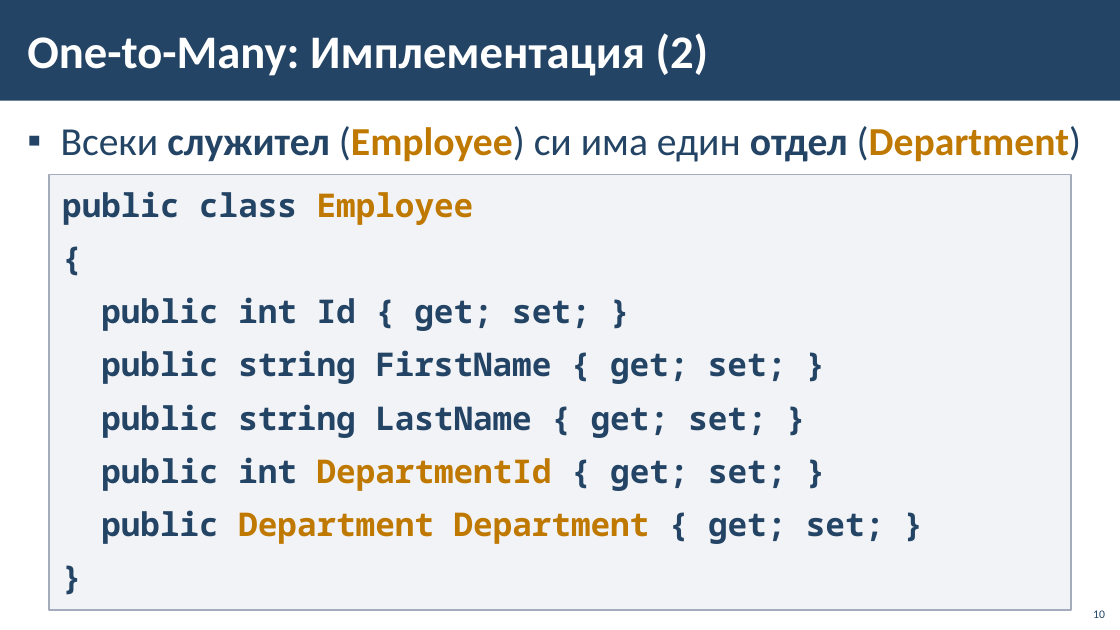
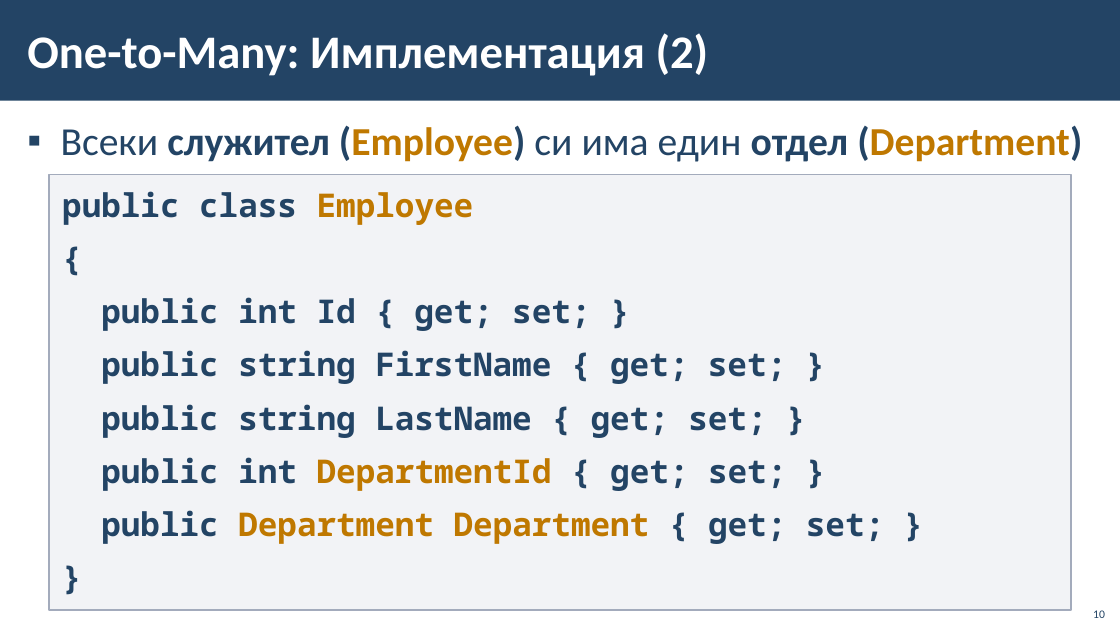
Before and after one commit to BG-IT-Edu/School-Programming, a slide deck: slide 10 of Courses/Software-Sciences/Module-4-Information-Systems-New/08-Navigation-between-Tables/08-Navigation-between-Tables.pptx. Drawn at 1120x630 pixels with LibreOffice and Linux fonts; fonts in the diff are those of the drawing; background and template pictures are left out. Boxes give left, top, right and bottom in pixels: in the first picture for what was removed or moved away, otherwise in the second. Text is boxed around its words. In the diff, an @@ line names an element or a change of style, - is before the commit and + after.

```diff
--- a/Courses/Software-Sciences/Module-4-Information-Systems-New/08-Navigation-between-Tables/08-Navigation-between-Tables.pptx
+++ b/Courses/Software-Sciences/Module-4-Information-Systems-New/08-Navigation-between-Tables/08-Navigation-between-Tables.pptx
@@ text "Всеки служител (Employee) си има ..." at (61,125,1082,162): bold on in "(Employee) (Department)" @@
```
Also in this commit, not shown: 4 other slides changed.
